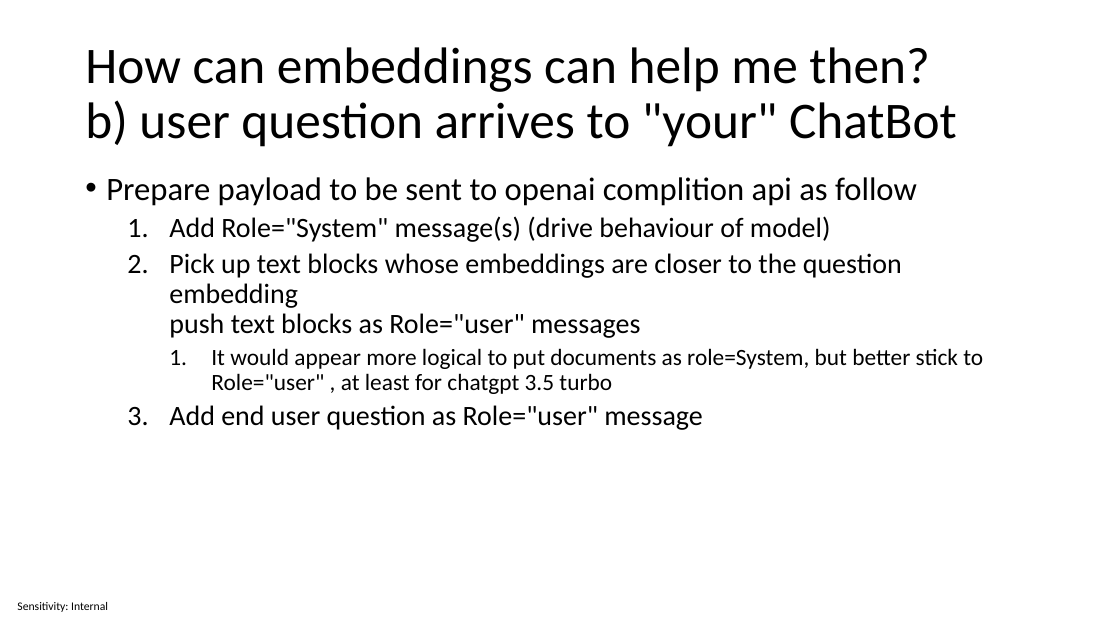
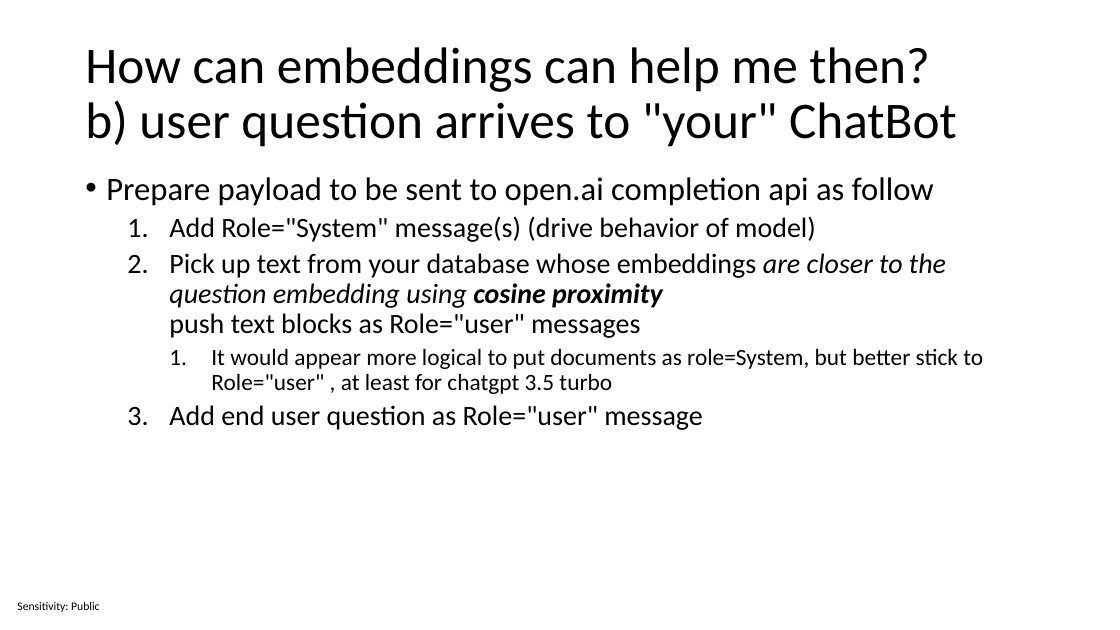
Before and after one commit to sabbadino/csharp-meets-chatgpt, a slide deck: slide 11 of mymsc-chatGpt-Presentation.pptx. Drawn at 1120x630 pixels with LibreOffice and Linux fonts; fonts in the diff are those of the drawing. Boxes give left, top, right and bottom in pixels: in the first picture for what was removed or moved away, otherwise in the second. Text is boxed around its words. In the diff, an @@ line names an element or a change of style, - is before the commit and + after.

```diff
--- a/mymsc-chatGpt-Presentation.pptx
+++ b/mymsc-chatGpt-Presentation.pptx
@@ text at [106,177,946,338]: text changed @@
-• Prepare payload to be sent to openai complition api as follow
-  1. Add Role="System" message(s) (drive behaviour of model)
-  2. Pick up text blocks whose embeddings are closer to the question embedding
-     push text blocks as Role="user" messages
+• Prepare payload to be sent to open.ai completion api as follow
+  1. Add Role="System" message(s) (drive behavior of model)
+  2. Pick up text from your database whose embeddings are closer to the question embedding using cosine proximity
+     push text blocks as Role="user" messages
@@ text at [17,602,99,612]: text changed @@
-Sensitivity: Internal
+Sensitivity: Public
```
Also in this commit, not shown: 16 other slides changed, 1 slide added.
